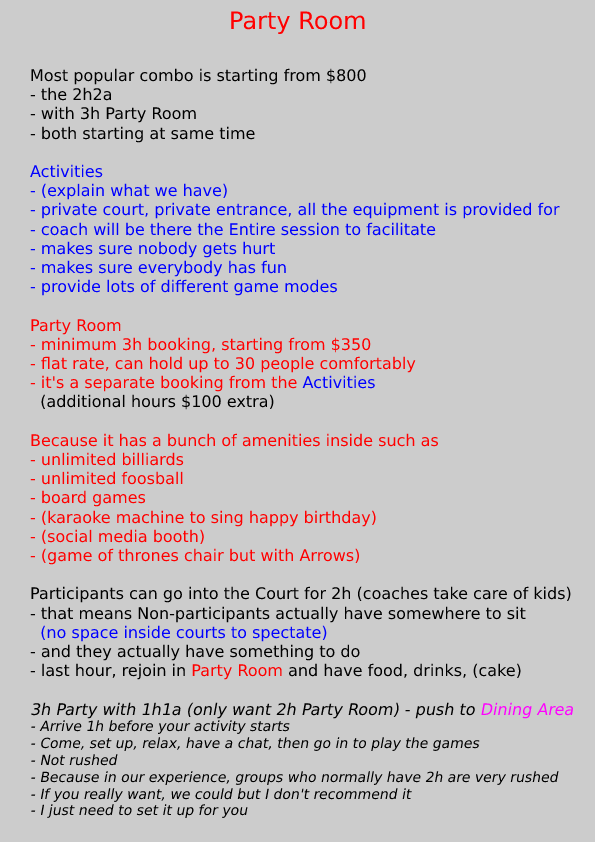
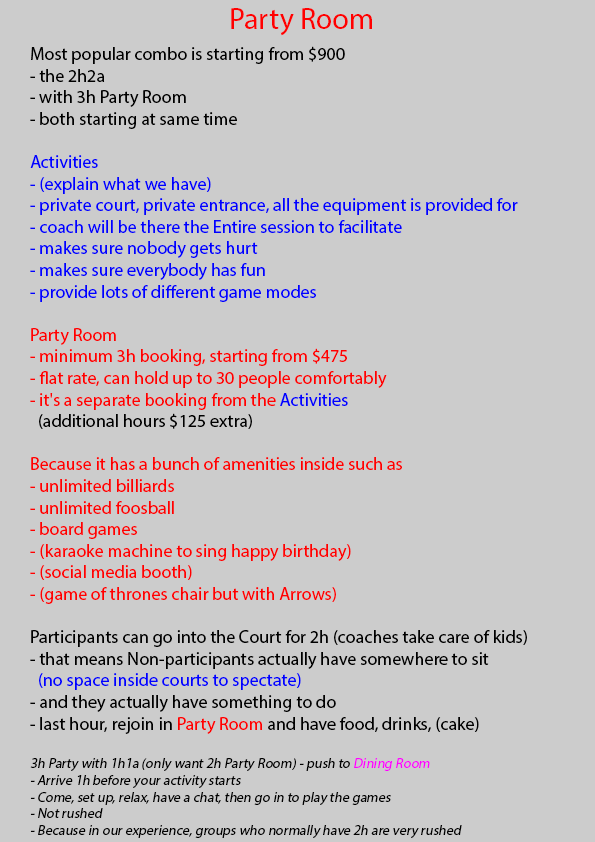
Before/after of a 595×842 layered artwork. What changed in the layer stack:
painted on "Party Room" over [231, 8, 372, 36]
renamed "Most popular combo is starting f" to "Most popular combo is starting from $900 - the 2h2a - with 3h P", painted on it over [30, 46, 573, 838]
